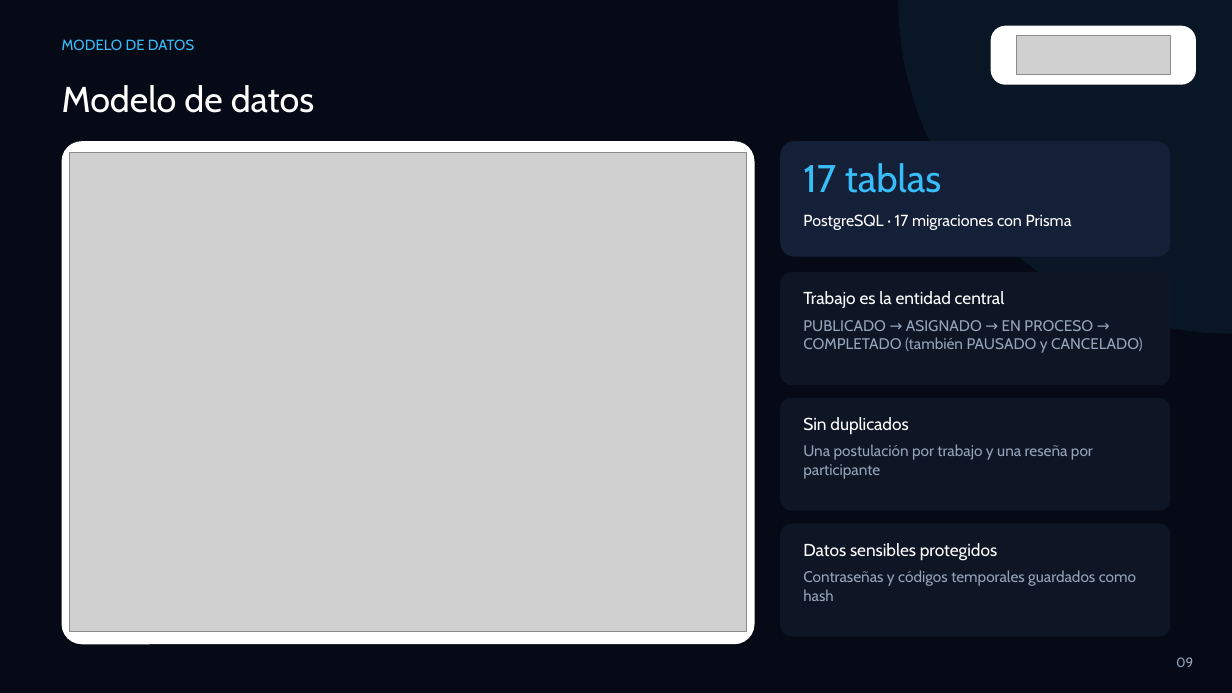
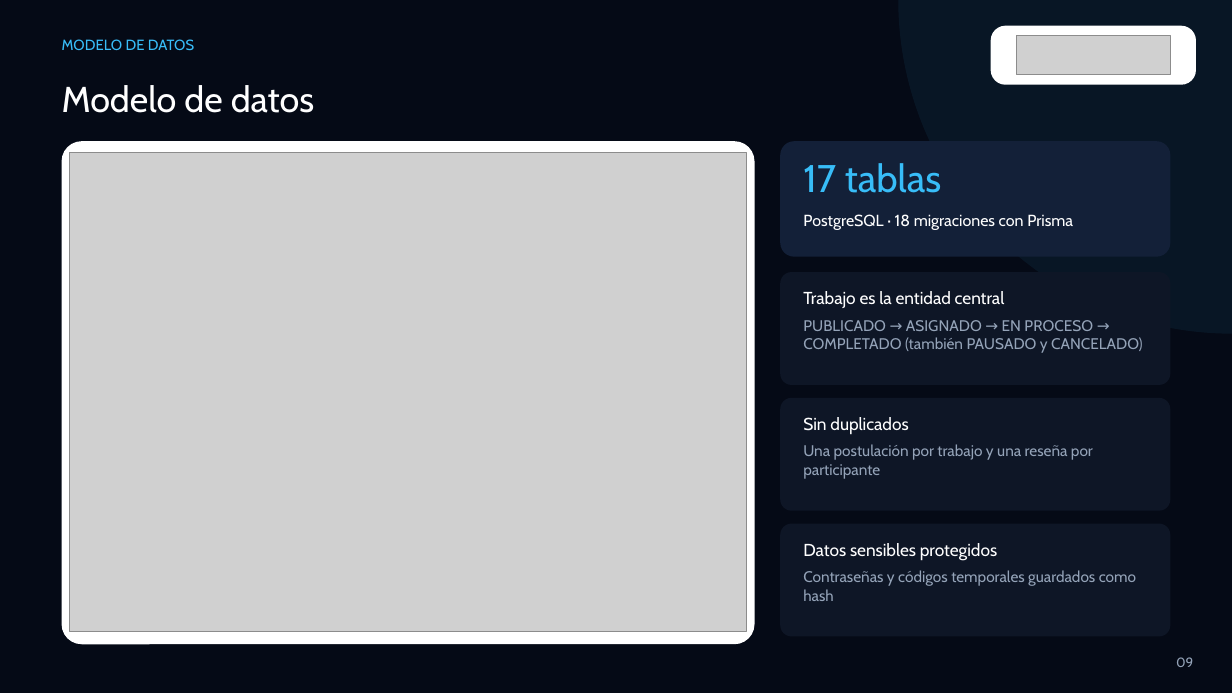
Before and after one commit to PabloVargass/2026_2_MA_CAPSOTONE_IN03_Vargas_P, a slide deck: slide 9 of Fase 3/Evidencias Grupales/Presentación Final del proyecto (Español).pptx. Drawn at 1232x693 pixels with LibreOffice and Linux fonts; fonts in the diff are those of the drawing; grey boxes stand for pictures. Boxes give left, top, right and bottom in pixels: in the first picture for what was removed or moved away, otherwise in the second. Text is boxed around its words. In the diff, an @@ line names an element or a change of style, - is before the commit and + after.

```diff
--- a/Fase 3/Evidencias Grupales/Presentación Final del proyecto (Español).pptx
+++ b/Fase 3/Evidencias Grupales/Presentación Final del proyecto (Español).pptx
@@ text at <box>803,214,1073,230</box>: text changed @@
-PostgreSQL · 17 migraciones con Prisma
+PostgreSQL · 18 migraciones con Prisma
```
Also in this commit, not shown: 2 other slides changed.
